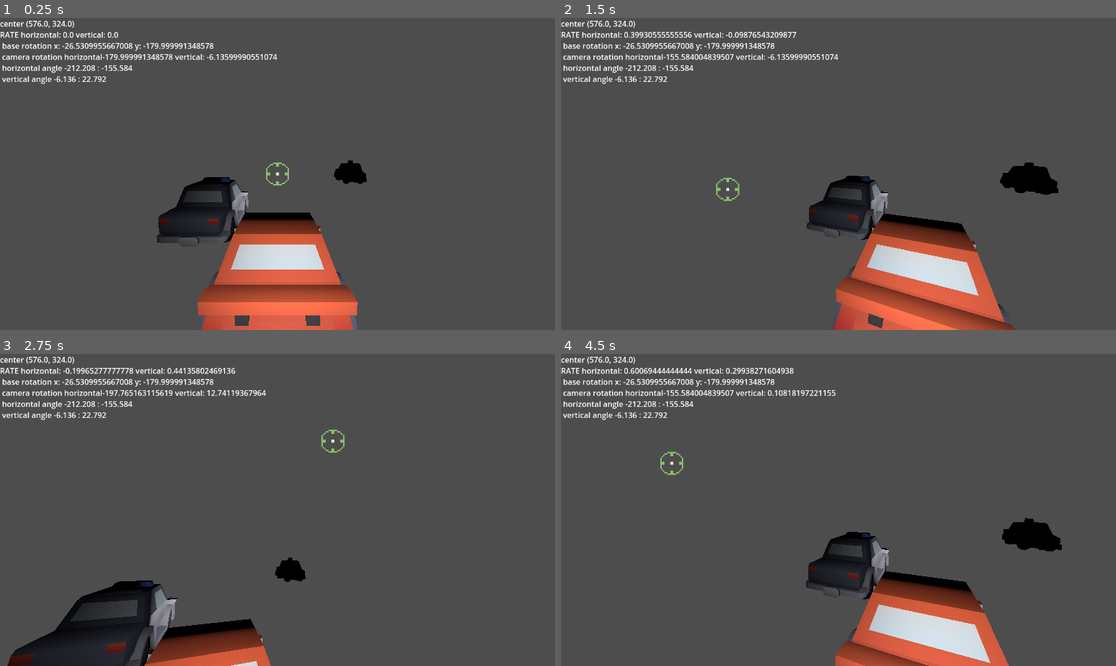
Above: before the commit, frames 1-4 (two rows, left to right).
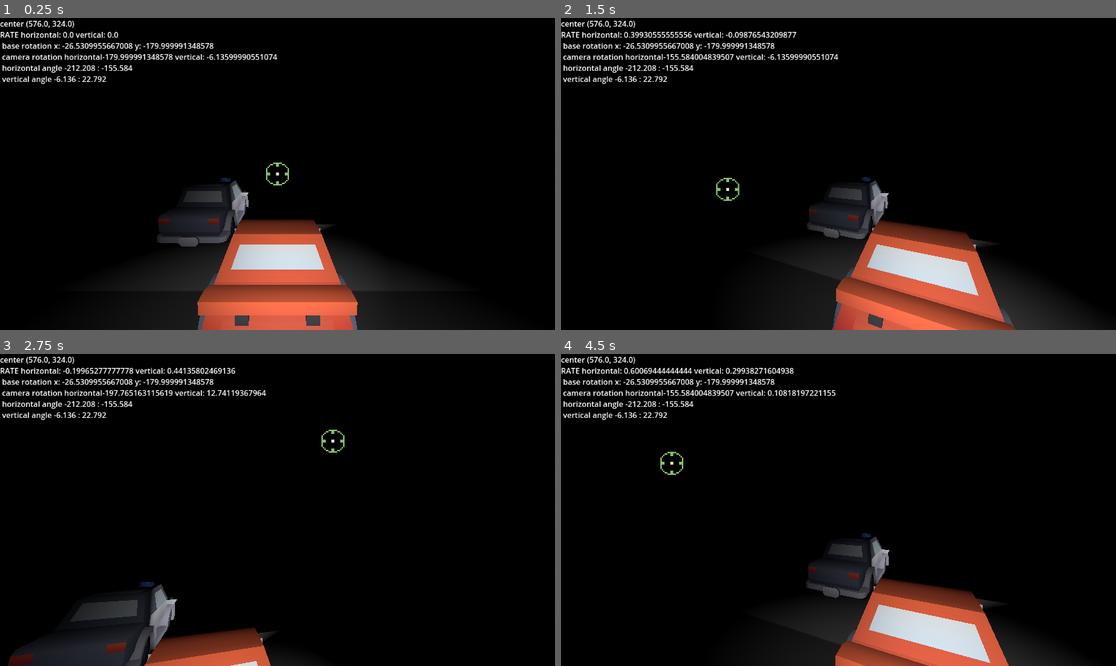
Above: after the commit, the same moments.

Repository: roverem/outrun
Game: Godot game, scene res://game.tscn
Two runs of this game, one before a commit and one after it. Both use one fixed random seed, a clock stepped at 60 frames per second and the inputs below.
Inputs (mouse positions are in pixels of both pictures, inside the frame that each line leads up to):
- Up to frame 1 (0.25 s): no input
- Up to frame 2 (1.5 s): tap Enter at 0.5 s; move the mouse to (960, 158) at 0.52 s; click (960, 158) at 0.67 s; tap Space at 1.25 s; move the mouse to (727, 189) at 1.27 s; click (727, 189) at 1.42 s
- Up to frame 3 (2.75 s): tap Enter at 2 s; move the mouse to (333, 441) at 2.02 s; click (333, 441) at 2.17 s
- Up to frame 4 (4.5 s): tap Space at 2.75, 4.25 s; move the mouse to (810, 572) at 2.77 s; click (810, 572) at 2.92 s; tap Enter at 3.5 s; move the mouse to (1005, 556) at 3.52 s; click (1005, 556) at 3.67 s; move the mouse to (672, 463) at 4.27 s; click (672, 463) at 4.42 s

The runs differ from the first frame. In frame 1, 88% of the frame differs, in the area x 0-100%, y 0-100%; in frame 2, 87%; in frame 3, 91%; in frame 4, 89%.

Commit message:
piso + textura + environment + skybox

Diff:
--- a/game.tscn
+++ b/game.tscn
@@ -6,10 +6,29 @@
 [ext_resource type="PackedScene" uid="uid://34bsutjpak0j" path="res://assets/3D/taxi.glb" id="5_7jktm"]
 [ext_resource type="Texture2D" uid="uid://d3ggpwlb5ulno" path="res://assets/2D/Crosshair Spritesheet 1.png" id="5_ryrav"]
 [ext_resource type="Script" uid="uid://bkmoav7beqep5" path="res://crosshair.gd" id="6_ryrav"]
+[ext_resource type="Texture2D" uid="uid://btlkhkntrwxit" path="res://assets/3D/Textures/textura_asfalto.png" id="7_eow3j"]
 
 [sub_resource type="AtlasTexture" id="AtlasTexture_ryrav"]
 atlas = ExtResource("5_ryrav")
 region = Rect2(208, 106, 64, 64)
+
+[sub_resource type="PhysicalSkyMaterial" id="PhysicalSkyMaterial_ryrav"]
+
+[sub_resource type="Sky" id="Sky_eow3j"]
+sky_material = SubResource("PhysicalSkyMaterial_ryrav")
+
+[sub_resource type="Environment" id="Environment_j5wjh"]
+background_mode = 2
+sky = SubResource("Sky_eow3j")
+
+[sub_resource type="NavigationMesh" id="NavigationMesh_ryrav"]
+
+[sub_resource type="StandardMaterial3D" id="StandardMaterial3D_j5wjh"]
+albedo_texture = ExtResource("7_eow3j")
+
+[sub_resource type="BoxMesh" id="BoxMesh_eow3j"]
+material = SubResource("StandardMaterial3D_j5wjh")
+size = Vector3(16, 0.25, 5)
 
 [node name="Node3D" type="Node3D"]
 script = ExtResource("1_e2o6t")
@@ -73,6 +92,17 @@
 
 [node name="DirectionalLight3D" type="SpotLight3D" parent="."]
 transform = Transform3D(-0.999796, 0, -0.0201921, 0, 1, 0, 0.0201921, 0, -0.999796, 0, 2.70507, -1.47715)
+light_energy = 4.232
 distance_fade_enabled = true
 spot_range = 18.9476
 spot_angle = 7.05594
+
+[node name="WorldEnvironment" type="WorldEnvironment" parent="."]
+environment = SubResource("Environment_j5wjh")
+
+[node name="NavigationRegion3D" type="NavigationRegion3D" parent="."]
+navigation_mesh = SubResource("NavigationMesh_ryrav")
+
+[node name="MeshInstance3D" type="MeshInstance3D" parent="NavigationRegion3D"]
+transform = Transform3D(1, 0, 0, 0, 1, 0, 0, 0, 1, 0, -0.115, 0)
+mesh = SubResource("BoxMesh_eow3j")
Binary file added: assets/3D/Textures/textura_asfalto.png
Not shown, added: assets/3D/Textures/textura_asfalto.png.import
Not shown: 1 places in game.tscn that only renumber resources
